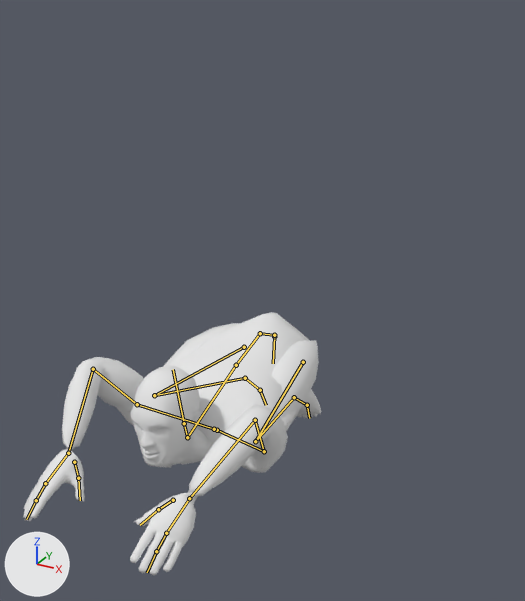
The Blender file Assets/Project Assets/Models/Worker/Worker5.blend as it was, and as the next commit left it.
Rendered twice from a 50 mm camera at (1.1, -2.0, 1.56) aimed at (0.08, -0.14, 0.63). Every picture has the same lights, and +X, +Y and +Z are marked at lower left. Both versions are drawn at frame 43 of the action 'Worker_Praying'; the numbers are the values there. The bones that bend it are drawn over the model as lines.

Objects in the first picture: 'Worker4'.
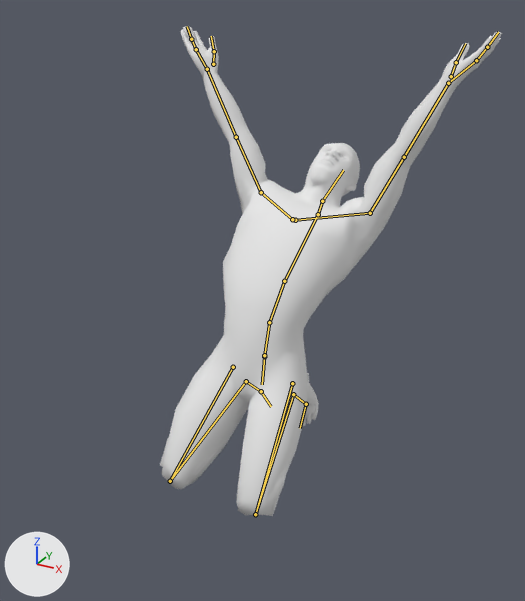
The change, as a list of edits to the scene's bpy script:
```text
Change bone_pevis_ik:
    where bone_pevis_ik = bpy.data.objects['Armature.001'].pose.bones['Pevis_IK']
    bone_pevis_ik.location: (0.0, 0.054, 0.694) -> (0.0, -0.021, 0.741)
Change bone_pelvis:
    where bone_pelvis = bpy.data.objects['Armature.001'].pose.bones['Pelvis']  # child of 'Pevis_IK'
    bone_pelvis.rotation_quaternion: (0.997, -0.051, 0.0, 0.0) -> (0.993, -0.089, 0.0, 0.0)  # degrees (-6, 0, 0) -> degrees (-10, 0, 0)
Change bone_leg2_l_002:
    where bone_leg2_l_002 = bpy.data.objects['Armature.001'].pose.bones['Leg2.L.002']  # child of 'Leg2.L.001'
    bone_leg2_l_002.rotation_quaternion: (1.0, 0.0, 0.0, 0.0) -> (0.892, 0.447, 0.059, 0.044)  # degrees (0, 0, 0) -> degrees (53, 4, 8)
Change bone_leg2_r_002:
    where bone_leg2_r_002 = bpy.data.objects['Armature.001'].pose.bones['Leg2.R.002']  # child of 'Leg2.R.001'
    bone_leg2_r_002.rotation_quaternion: (1.0, 0.0, 0.0, 0.0) -> (0.995, 0.01, -0.034, 0.089)  # degrees (0, 0, 0) -> degrees (1, -4, 10)
Change bone_spine1:
    where bone_spine1 = bpy.data.objects['Armature.001'].pose.bones['Spine1']  # child of 'Pevis_IK'
    bone_spine1.rotation_quaternion: (0.836, -0.547, 0.0, 0.0) -> (0.993, 0.121, 0.015, 0.008)  # degrees (-66, 0, 0) -> degrees (14, 2, 1)
Change bone_spine2:
    where bone_spine2 = bpy.data.objects['Armature.001'].pose.bones['Spine2']  # child of 'Spine1'
    bone_spine2.rotation_quaternion: (0.848, -0.416, -0.032, -0.002) -> (0.97, 0.186, -0.031, -0.015)  # degrees (-52, -4, 1) -> degrees (22, -3, -2)
Change bone_spine3:
    where bone_spine3 = bpy.data.objects['Armature.001'].pose.bones['Spine3']  # child of 'Spine2'
    bone_spine3.rotation_quaternion: (0.994, 0.075, -0.005, 0.015) -> (0.984, 0.168, -0.008, 0.026)  # degrees (9, -1, 2) -> degrees (19, -1, 3)
Change bone_clavi2_l:
    where bone_clavi2_l = bpy.data.objects['Armature.001'].pose.bones['Clavi2.L']  # child of 'Spine3'
    bone_clavi2_l.rotation_quaternion: (1.0, 0.0, -0.009, 0.0) -> (0.987, -0.081, 0.003, -0.102)  # degrees (0, -1, 0) -> degrees (-9, -1, -12)
Change bone_thoe1_l:
    where bone_thoe1_l = bpy.data.objects['Armature.001'].pose.bones['Thoe1.L']  # child of 'Hand.L'
    bone_thoe1_l.rotation_quaternion: (1.0, 0.0, 0.0, 0.0) -> (0.971, 0.153, -0.147, -0.111)  # degrees (0, 0, 0) -> degrees (20, -15, -16)
Change bone_clavi2_r:
    where bone_clavi2_r = bpy.data.objects['Armature.001'].pose.bones['Clavi2.R']  # child of 'Spine3'
    bone_clavi2_r.rotation_quaternion: (1.0, 0.0, 0.002, 0.0) -> (0.981, -0.097, -0.017, 0.123)  # degrees (0, 0, 0) -> degrees (-11, -1, 14)
Change bone_thoe1_r:
    where bone_thoe1_r = bpy.data.objects['Armature.001'].pose.bones['Thoe1.R']  # child of 'Hand.R'
    bone_thoe1_r.rotation_quaternion: (1.0, 0.0, 0.0, 0.0) -> (0.971, 0.153, 0.147, 0.111)  # degrees (0, 0, 0) -> degrees (20, 15, 16)
Change bone_neck:
    where bone_neck = bpy.data.objects['Armature.001'].pose.bones['neck']  # child of 'Spine3'
    bone_neck.rotation_quaternion: (0.988, -0.033, 0.018, -0.047) -> (0.923, 0.336, 0.081, 0.078)  # degrees (-4, 2, -6) -> degrees (41, 6, 12)
Change bone_head:
    where bone_head = bpy.data.objects['Armature.001'].pose.bones['Head']  # child of 'neck'
    bone_head.rotation_quaternion: (1.0, 0.0, 0.0, 0.0) -> (0.973, 0.198, -0.001, 0.049)  # degrees (0, 0, 0) -> degrees (23, -1, 5)
Change bone_hand_ik_l:
    where bone_hand_ik_l = bpy.data.objects['Armature.001'].pose.bones['Hand_IK.L']  # child of 'Pevis_IK'
    bone_hand_ik_l.location: (-0.593, -0.499, -0.87) -> (0.497, -0.24, 0.382)
    bone_hand_ik_l.rotation_quaternion: (0.713, -0.663, -0.013, 0.259) -> (-0.049, -0.387, -0.917, -0.187)  # degrees (-82, 19, 24) -> degrees (-22, -177, -45)
Change bone_hand_ik_r:
    where bone_hand_ik_r = bpy.data.objects['Armature.001'].pose.bones['Hand_IK.R']  # child of 'Pevis_IK'
    bone_hand_ik_r.location: (0.593, -0.499, -0.87) -> (-0.474, -0.23, 0.401)
    bone_hand_ik_r.rotation_quaternion: (0.707, -0.658, 0.013, -0.257) -> (-0.05, -0.35, 0.924, 0.203)  # degrees (-82, -19, -24) -> degrees (-24, 177, 41)
Change bone_knee_ik_r:
    where bone_knee_ik_r = bpy.data.objects['Armature.001'].pose.bones['Knee_IK.R']  # child of 'Pevis_IK'
    bone_knee_ik_r.location: (0.0, 0.0, 0.0) -> (-0.308, 0.195, 0.19)
Change bone_knee_ik_l:
    where bone_knee_ik_l = bpy.data.objects['Armature.001'].pose.bones['Knee_Ik.L']  # child of 'Pevis_IK'
    bone_knee_ik_l.location: (0.0, 0.0, 0.0) -> (-0.308, 0.249, -0.131)
Change bone_foot_ik_l:
    where bone_foot_ik_l = bpy.data.objects['Armature.001'].pose.bones['Foot_IK.L']
    bone_foot_ik_l.location: (0.0, -0.03, -0.073) -> (0.0, -0.025, -0.089)
    bone_foot_ik_l.rotation_quaternion: (0.337, 0.942, 0.0, 0.0) -> (0.358, 0.933, 0.0, 0.0)  # degrees (141, 0, 0) -> degrees (138, 0, 0)
Change bone_foot_ik_r:
    where bone_foot_ik_r = bpy.data.objects['Armature.001'].pose.bones['Foot_IK.R']
    bone_foot_ik_r.location: (0.0, -0.021, -0.102) -> (0.0, -0.026, -0.086)
    bone_foot_ik_r.rotation_quaternion: (0.375, 0.927, 0.0, 0.0) -> (0.354, 0.935, 0.0, 0.0)  # degrees (136, 0, 0) -> degrees (139, 0, 0)
```

Pixel boxes [x1, y1, x2, y2] of what changed, in the pictures (525 x 601 px):
'Worker4', posed (15% wider, 86% taller)
    before: [23, 312, 321, 575]
    after: [160, 26, 502, 516]
bone 'Pelvis', root to tip
    before: (274, 336) to (273, 363)
    after: (264, 356) to (262, 384)
bone 'Leg2.L.002', root to tip
    before: (307, 405) to (309, 418)
    after: (306, 404) to (300, 428)
bone 'Leg2.R.002', root to tip
    before: (260, 390) to (266, 405)
    after: (261, 391) to (271, 406)
bone 'Spine1', root to tip
    before: (274, 335) to (260, 333)
    after: (264, 355) to (269, 322)
bone 'Spine2', root to tip
    before: (260, 333) to (236, 365)
    after: (269, 322) to (284, 281)
bone 'Spine3', root to tip
    before: (236, 365) to (187, 437)
    after: (284, 281) to (318, 214)
bone 'Clavi2.L', root to tip
    before: (217, 430) to (264, 451)
    after: (295, 220) to (370, 213)
bone 'Thoe1.L', root to tip
    before: (173, 500) to (158, 509)
    after: (451, 76) to (456, 62)
bone 'Clavi2.R', root to tip
    before: (214, 429) to (137, 404)
    after: (292, 219) to (261, 192)
bone 'Thoe1.R', root to tip
    before: (74, 462) to (78, 478)
    after: (213, 64) to (214, 51)
bone 'neck', root to tip
    before: (187, 437) to (184, 423)
    after: (318, 214) to (322, 201)
bone 'Head', root to tip
    before: (184, 423) to (173, 369)
    after: (322, 201) to (343, 170)
